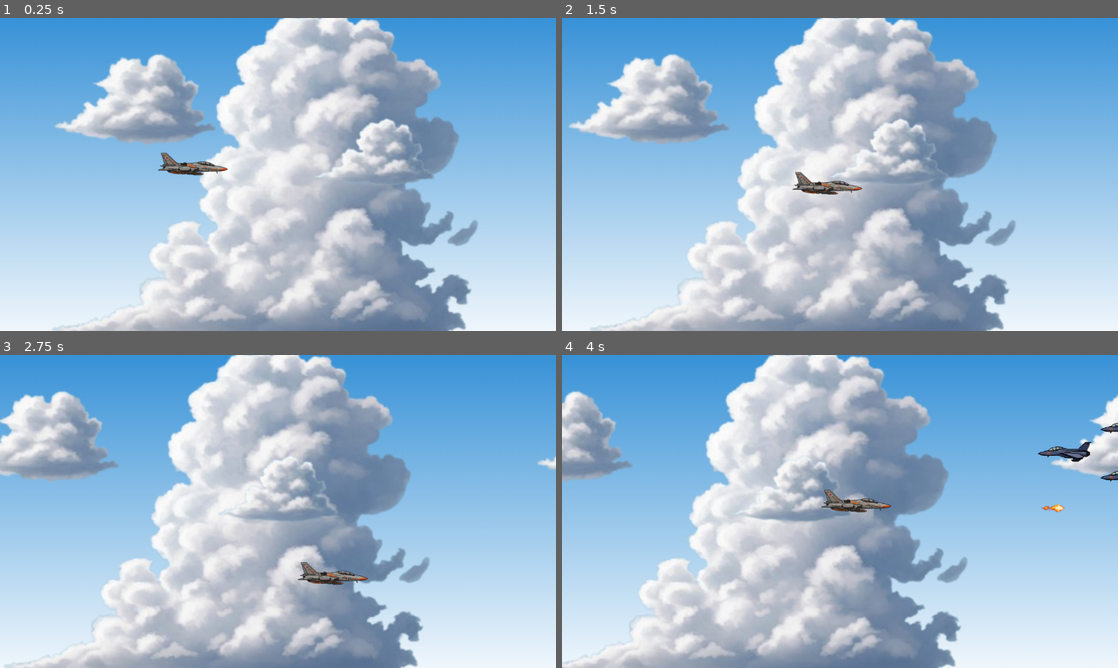
Above: before the commit, frames 1-4 (two rows, left to right).
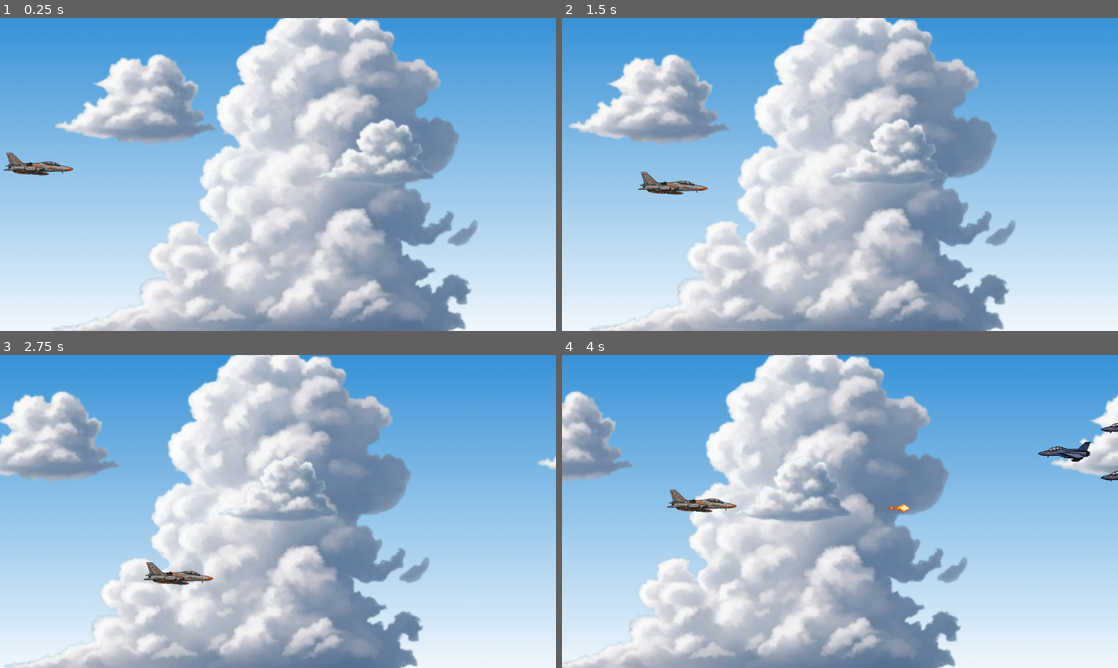
Above: after the commit, the same moments.

Repository: ryowu/intelligent-machine
Game: Godot game, scene res://scene/stage_1.tscn
Two runs of this game, one before a commit and one after it. Both use one fixed random seed, a clock stepped at 60 frames per second and the inputs below. Sound files missing from this copy of the repository are replaced by a short silence.
Inputs:
- Up to frame 1 (0.25 s): no input
- Up to frame 2 (1.5 s): tap Enter (ui_accept) at 0.5, 0.77 s; hold Right (ui_right) 0.53-1.28 s; hold Down (ui_down) from 1.28 s (still down)
- Up to frame 3 (2.75 s): tap Enter (ui_accept) at 1.52 s; release Down (ui_down) at 2.03 s; hold Right (ui_right) from 2.03 s (still down)
- Up to frame 4 (4 s): release Right (ui_right) at 2.78 s; hold Up (ui_up) 2.78-3.53 s; tap Enter (ui_accept) at 3.02, 3.77 s; hold Left (ui_left) from 3.53 s (still down)

The runs differ from the first frame. In frame 1, 0.9% of the frame differs, in the area x 0-41%, y 42-51%; in frame 2, 0.9%; in frame 3, 0.9%; in frame 4, 1.0%, in the area x 18-91%, y 42-51%.

Commit message:
Set player clamp and start position

Diff:
--- a/scene/stage_1.tscn
+++ b/scene/stage_1.tscn
@@ -12,6 +12,8 @@
 
 [node name="stage1" type="Node2D"]
 script = ExtResource("1_gjdnm")
+spawn_rate = null
+spawn_y_range = null
 
 [node name="ParallaxBackground" type="ParallaxBackground" parent="."]
 script = ExtResource("1_pjjte")
--- a/scripts/planes/player_orange.gd
+++ b/scripts/planes/player_orange.gd
@@ -30,8 +30,8 @@
 
 	# Keep the plane inside the screen bounds
 	var viewport_rect = get_viewport().get_visible_rect()
-	position.x = clamp(position.x, 0, viewport_rect.size.x)
-	position.y = clamp(position.y, 0, viewport_rect.size.y)
+	position.x = clamp(position.x, 80, viewport_rect.size.x - 80)
+	position.y = clamp(position.y, 16, viewport_rect.size.y - 28)
 
 	# Fire bullets when the accept button is pressed
 	if Input.is_action_just_pressed("ui_accept"):
--- a/scripts/stages/stage_1.gd
+++ b/scripts/stages/stage_1.gd
@@ -1,27 +1,5 @@
 extends Node2D
-
-const ENEMY_NORMAL = preload("res://scene/planes/enemy_normal_1.tscn")
-const ENEMY_SUPPORT = preload("res://scene/planes/enemy_support.tscn")
-@onready var bgm: AudioStreamPlayer2D = $bgm
-
-@export var spawn_rate = 3.0  # Time interval for spawning enemies
-@export var spawn_y_range = Vector2(50, 300)  # Adjust based on your screen height
-var enemies_in_row = 5
+@onready var player_1: Area2D = $Player1
 
 func _ready():
-	# Timer for spawning normal enemies
-	var normal_enemy_timer = Timer.new()
-	normal_enemy_timer.wait_time = spawn_rate
-	normal_enemy_timer.autostart = true
-	normal_enemy_timer.timeout.connect(_spawn_enemy)
-	add_child(normal_enemy_timer)
-
-func _spawn_enemy():
-	#var viewport_size = get_viewport().get_visible_rect().size
-	#var new_y = randf_range(spawn_y_range.x, spawn_y_range.y)
-	#for i in range(enemies_in_row):
-		#var enemy = ENEMY_NORMAL.instantiate()
-		#enemy.hp = 1
-		#enemy.position = Vector2(viewport_size.x + i * 150, new_y)
-		#get_parent().add_child(enemy)
-	pass
+	player_1.position = Vector2(80, 300)
